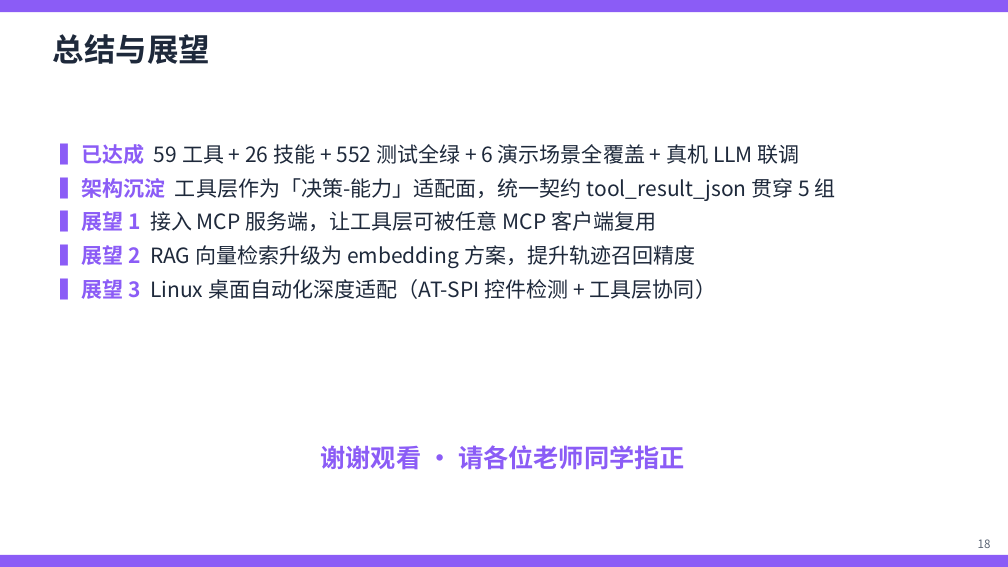
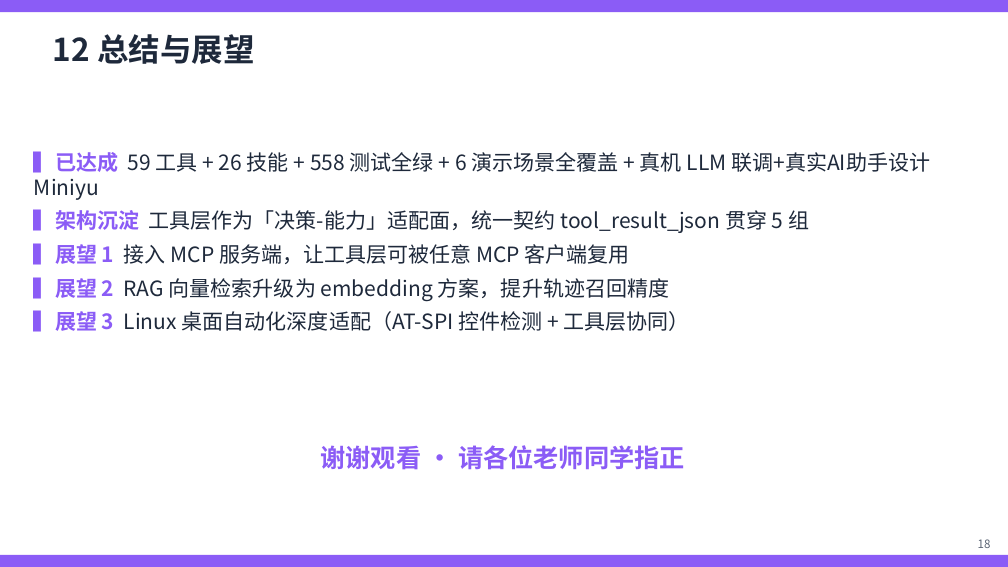
Before and after one commit to yurenhjh/miniyu, a slide deck: slide 25 of docs/第4组汇报PPT.pptx (slide 18 before the commit). Drawn at 1008x567 pixels with LibreOffice and Linux fonts; fonts in the diff are those of the drawing. Boxes give left, top, right and bottom in pixels: in the first picture for what was removed or moved away, otherwise in the second. Text is boxed around its words. In the diff, an @@ line names an element or a change of style, - is before the commit and + after.

```diff
--- a/docs/第4组汇报PPT.pptx
+++ b/docs/第4组汇报PPT.pptx
@@ text at (53,34,254,64): text changed @@
-总结与展望
+12 总结与展望
@@ text "▍已达成 59 工具 + 26 ...": place and size @@
-text "▍已达成 59 工具 + 26 ..." at (60,143,836,300)
+text "▍已达成 59 工具 + 26 ..." at (34,151,930,332)
@@ text at (34,151,930,173): text changed @@
-▍已达成 59 工具 + 26 技能 + 552 测试全绿 + 6 演示场景全覆盖 + 真机 LLM 联调
+▍已达成 59 工具 + 26 技能 + 558 测试全绿 + 6 演示场景全覆盖 + 真机 LLM 联调+真实AI助手设计Miniyu
```
Also in this commit, not shown: 18 other slides changed, 2 slides added, 16 other files.
